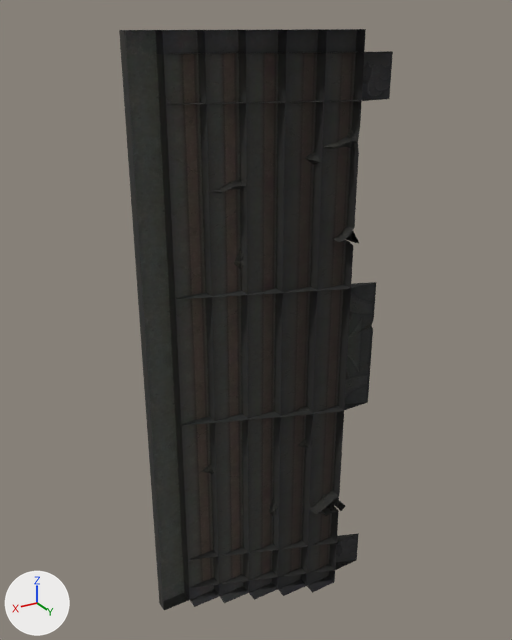
An edit to the OBJ model sceneobjs/shenjie_dongxue_374/shenjie_dongxue_374_jieti01.obj, drawn before and after from the same camera.
Before and after are seen from a 50 mm camera at (526.0, 802.0, 493.0) aimed at (-4.0, -83.0, 51.0). Every picture has the same lights, and +X, +Y and +Z are marked at lower left. Where no turn or scale is listed for an object, it has been applied to the vertices. Vertices at the same position are counted once.

In view in the first picture: 'shenjie_dongxue_374_jieti01'.
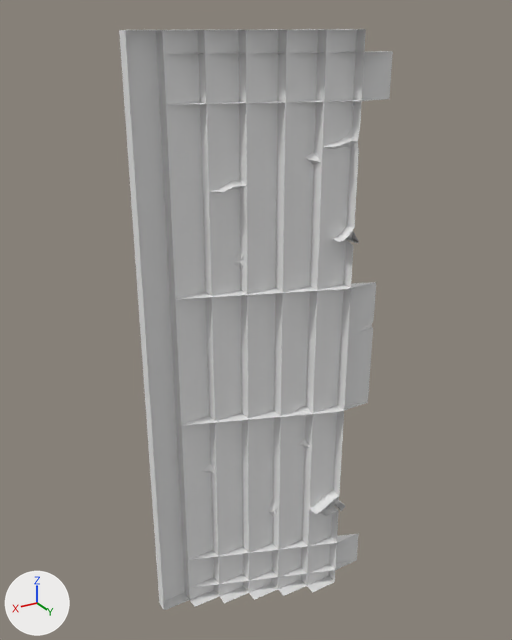
Diff of the bpy script that builds the scene:
```diff
--- a/sceneobjs/shenjie_dongxue_374/shenjie_dongxue_374_jieti01.obj.py
+++ b/sceneobjs/shenjie_dongxue_374/shenjie_dongxue_374_jieti01.obj.py
@@ mat_material_1_1 @@
+mat_material_1_1 = principled_material('material_1')
+mat_material_1_1.base_color = (0.8, 0.8, 0.8)  # white #e7e7e7
+mat_material_1_1.roughness = 1.0
@@ mat_material_3_1 @@
+mat_material_3_1 = principled_material('material_3')
+mat_material_3_1.base_color = (0.8, 0.8, 0.8)  # white #e7e7e7
+mat_material_3_1.roughness = 1.0
@@ mat_material_2_1 @@
+mat_material_2_1 = principled_material('material_2')
+mat_material_2_1.base_color = (0.8, 0.8, 0.8)  # white #e7e7e7
+mat_material_2_1.roughness = 1.0
@@ me_shenjie_dongxue_374_jieti01 @@
 me_shenjie_dongxue_374_jieti01.from_pydata(...)  # 263 vertices, 421 faces; spans x -175.0..175.0, y -120.0..0.0, z -475.0..475.0
 # used by ob_shenjie_dongxue_374_jieti01; location = (0.0, 0.0, 0.0)
+# me_shenjie_dongxue_374_jieti01 part 1: all 151 faces that had it switch from mat_material_2 (picture img_shenjie_dongxue_374_jieti01_02_png) to mat_material_2_1 (white #e7e7e7)
+# me_shenjie_dongxue_374_jieti01 part 2: all 141 faces that had it switch from mat_material_3 (picture img_shenjie_dongxue_374_zhuanjiao02_06_png) to mat_material_3_1 (white #e7e7e7)
+# me_shenjie_dongxue_374_jieti01 part 3: all 129 faces that had it switch from mat_material_1 (picture img_shenjie_dongxue_374_jieti01_01_png) to mat_material_1_1 (white #e7e7e7)
```

Where the change shows, as pixel boxes [x1, y1, x2, y2] in the pictures (512 x 640 px):
part 1 of me_shenjie_dongxue_374_jieti01, recoloured (black to grey)
    both: [119, 30, 364, 610]
part 2 of me_shenjie_dongxue_374_jieti01, recoloured (black to white)
    both: [201, 126, 373, 517]
part 3 of me_shenjie_dongxue_374_jieti01, recoloured (black to grey)
    both: [125, 29, 393, 610]
